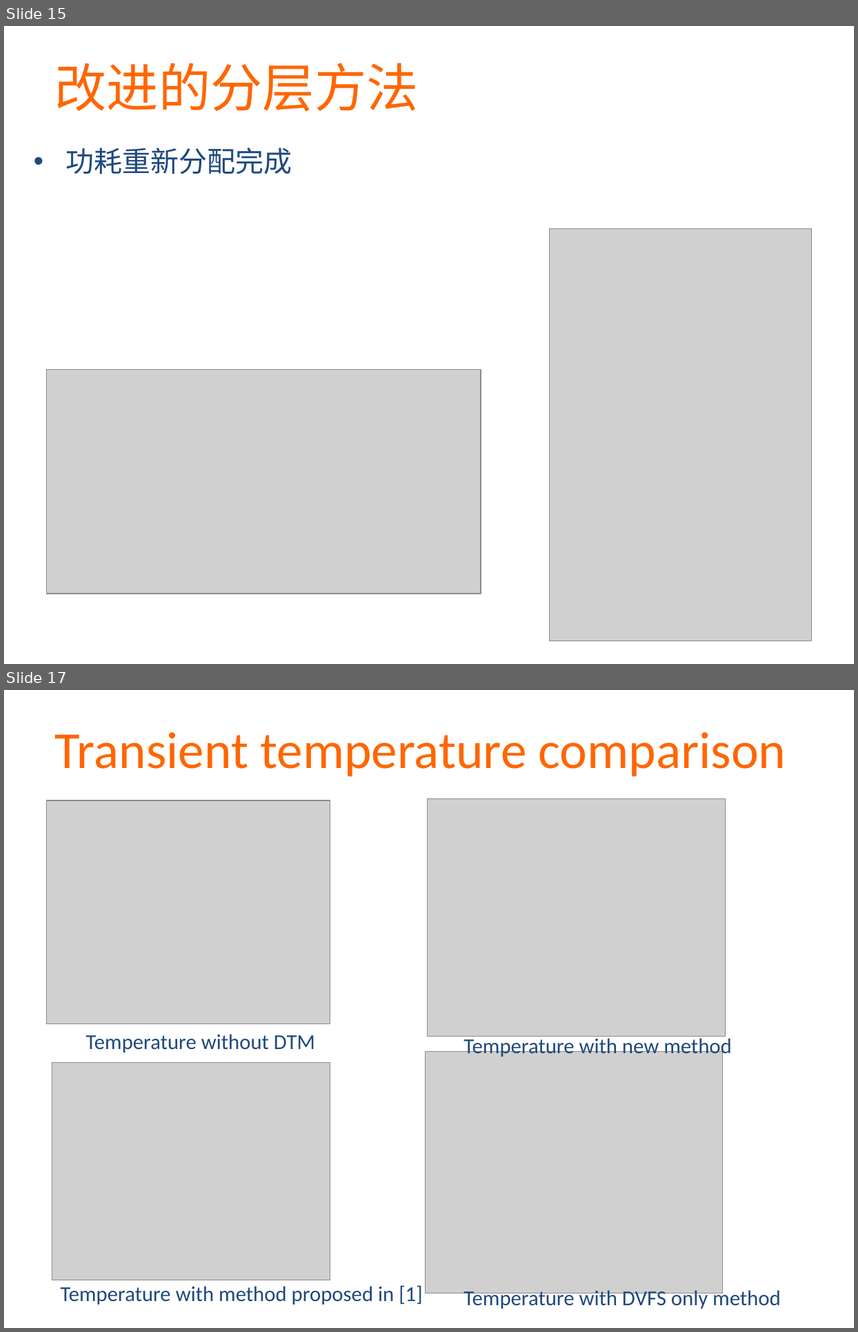
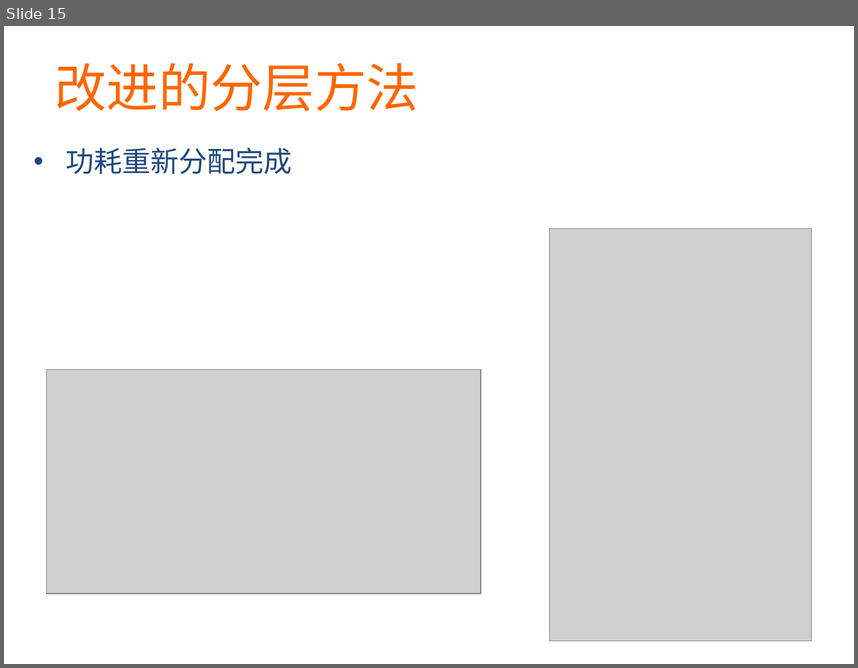
Before and after one commit to martian9/xin-yuan-houqin, a slide deck: ppt/majian.pptx. Shown one above the other, each under a label of ours: slides 15 and 17 before the commit, slide 15 after it; the slides between them are not shown. The pictures are 858x1332 and 858x668 pixels, drawn with LibreOffice and Linux fonts; fonts in the diff are those of the drawing; grey boxes stand for pictures. Boxes give left, top, right and bottom in pixels: in the first picture for what was removed or moved away, otherwise in the second. Text is boxed around its words. In the diff, an @@ line names an element or a change of style, - is before the commit and + after.

```diff
--- a/ppt/majian.pptx
+++ b/ppt/majian.pptx
@@ slide 17 removed at <box>4,690,854,1328</box>, background #FFFFFF @@
@@ text removed at <box>55,732,786,776</box> @@
-Transient temperature comparison
@@ picture removed at <box>47,800,330,1024</box> @@
@@ picture removed at <box>428,799,725,1036</box> @@
@@ text removed at <box>86,1034,315,1052</box> @@
-Temperature without DTM
@@ text removed at <box>464,1035,732,1058</box> @@
-Temperature with new method
@@ picture removed at <box>425,1052,722,1292</box> @@
@@ picture removed at <box>52,1063,330,1280</box> @@
@@ text removed at <box>61,1285,422,1304</box> @@
-Temperature with method proposed in [1]
@@ text removed at <box>464,1287,781,1308</box> @@
-Temperature with DVFS only method
```
Also in this commit, not shown: 4 slides changed, 9 slides added, 5 other slides removed.
